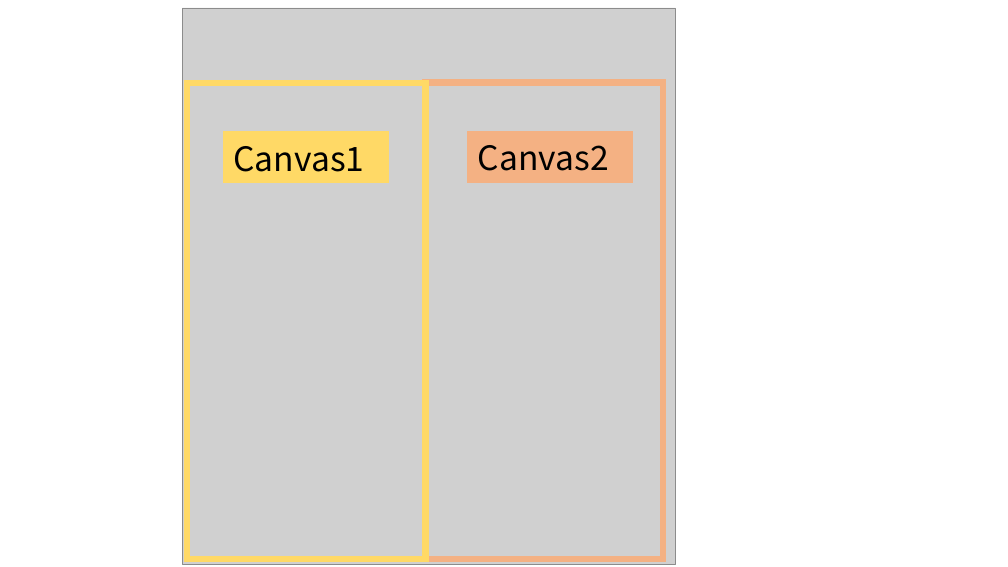
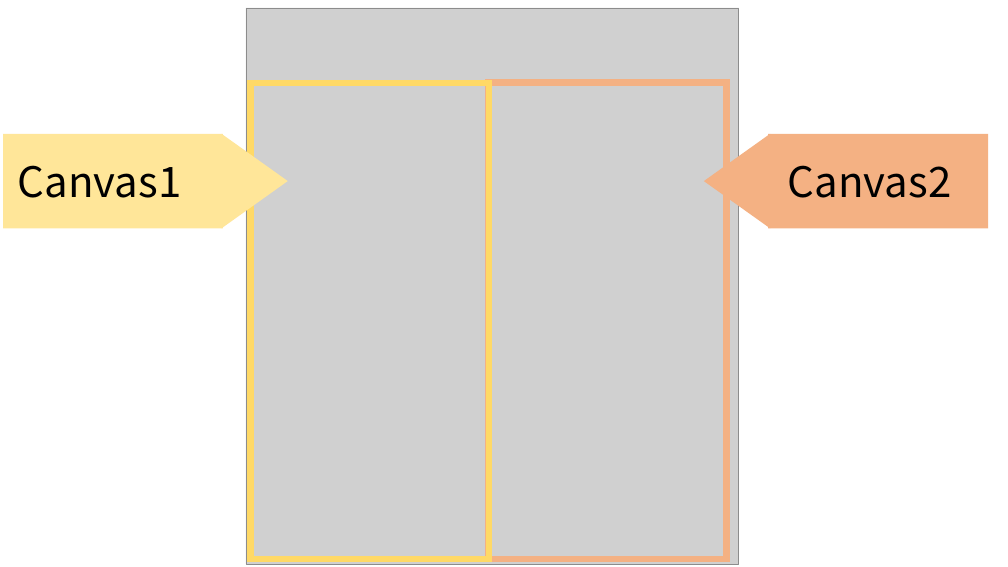
Before and after one commit to okmtaoo/-, a slide deck: slide 3 of 論文に使う画像.pptx. Drawn at 1008x567 pixels with LibreOffice and Linux fonts; fonts in the diff are those of the drawing; grey boxes stand for pictures. Boxes give left, top, right and bottom in pixels: in the first picture for what was removed or moved away, otherwise in the second. Text is boxed around its words. In the diff, an @@ line names an element or a change of style, - is before the commit and + after.

```diff
--- a/論文に使う画像.pptx
+++ b/論文に使う画像.pptx
@@ 2 rectangles, 1 picture: place and size @@
-2 rectangles, 1 picture at box(182, 8, 675, 565)
+2 rectangles, 1 picture at box(246, 8, 739, 565)
@@ rectangle added at box(3, 134, 223, 228), fill #FFE699 @@
@@ triangle added at box(221, 134, 288, 229), fill #FFE699 @@
@@ rectangle removed at box(226, 135, 386, 181) @@
@@ rectangle removed at box(470, 135, 630, 181) @@
@@ triangle added at box(704, 134, 770, 229), fill #F4B183 @@
@@ rectangle added at box(768, 134, 988, 228), fill #F4B183 @@
@@ text "Canvas1": place and size @@
-text "Canvas1" at box(233, 146, 364, 172)
+text "Canvas1" at box(18, 165, 181, 198)
@@ text "Canvas1" at box(18, 165, 181, 198): size 32 to 40 pt @@
@@ text "Canvas2" at box(788, 165, 951, 198): size 32 to 40 pt @@
@@ text "Canvas2": place and size @@
-text "Canvas2" at box(478, 145, 609, 171)
+text "Canvas2" at box(788, 165, 951, 198)
```
Also in this commit, not shown: 3 slides added, 1 slide removed, 11 other files.
